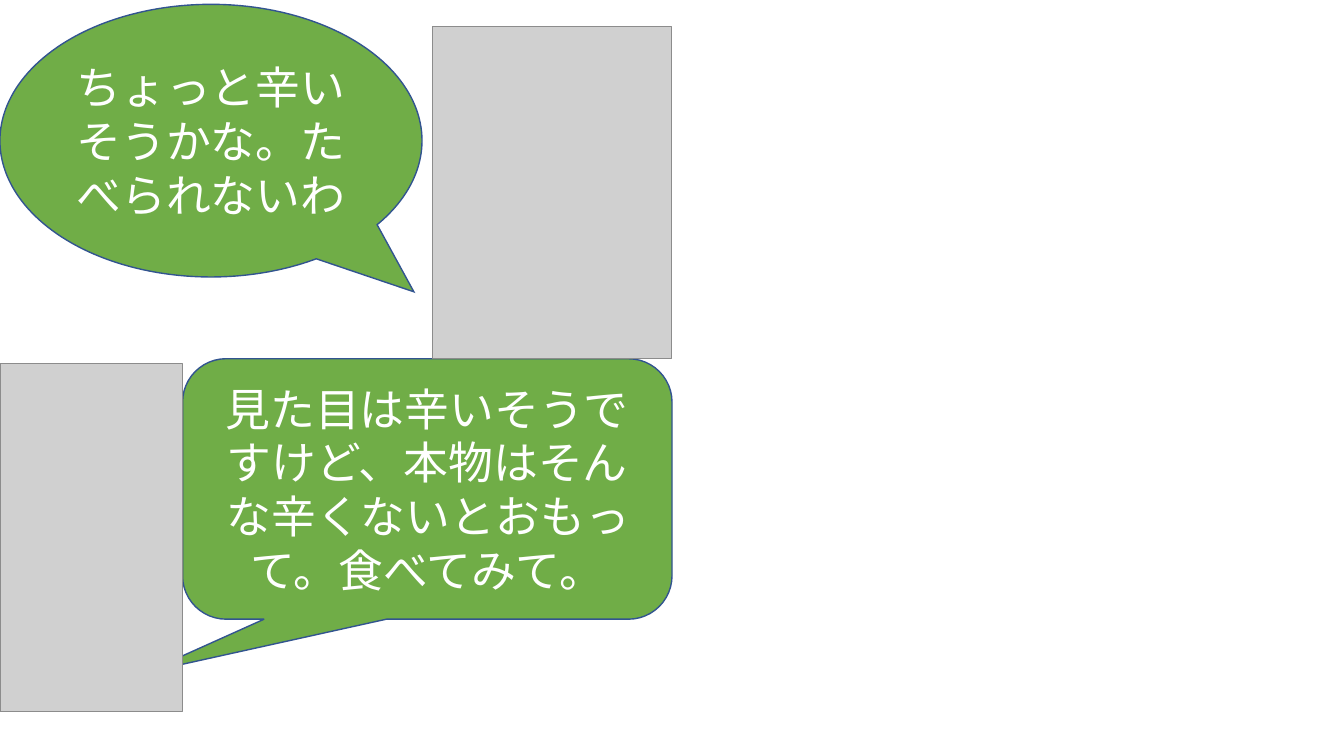
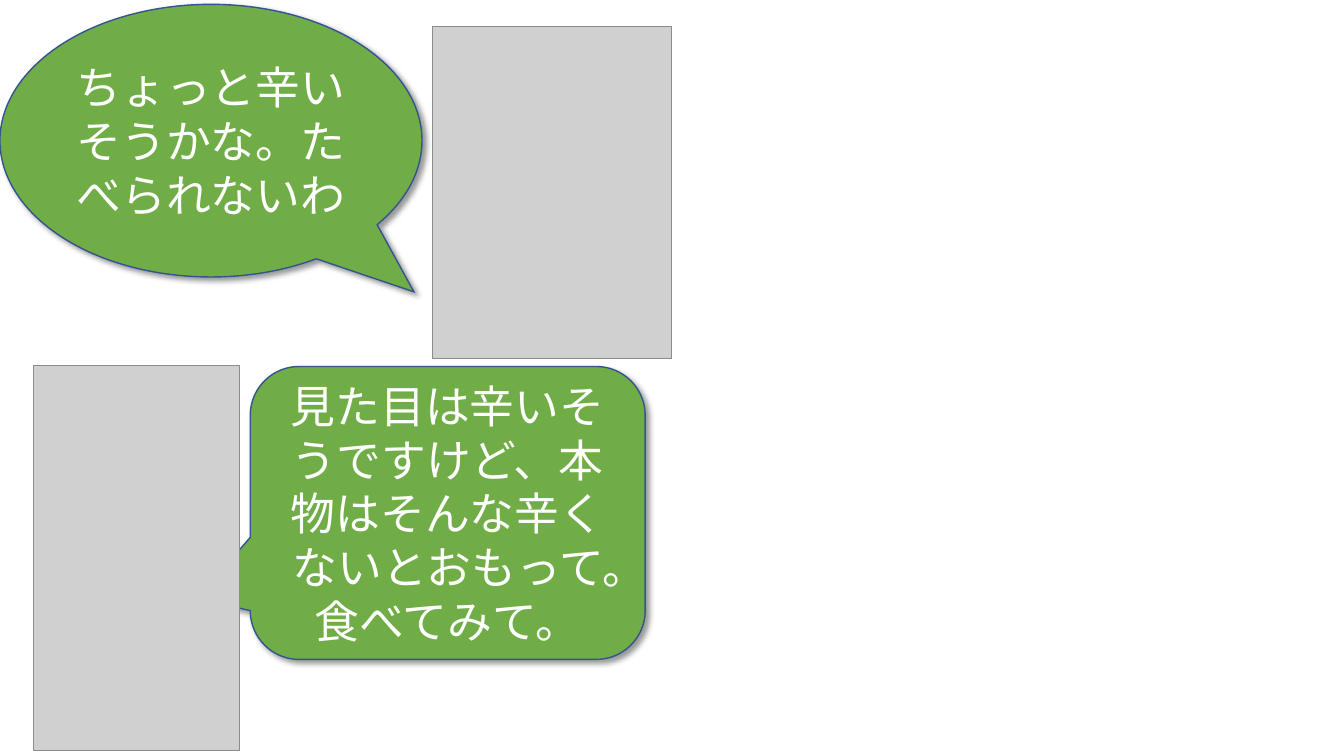
Before and after one commit to phuchung97/phuchung97.github.io, a slide deck: slide 23 of design/story.pptx. Drawn at 1344x756 pixels with LibreOffice and Linux fonts; fonts in the diff are those of the drawing; grey boxes stand for pictures; background and template pictures are left out. Boxes give left, top, right and bottom in pixels: in the first picture for what was removed or moved away, otherwise in the second. Text is boxed around its words. In the diff, an @@ line names an element or a change of style, - is before the commit and + after.

```diff
--- a/design/story.pptx
+++ b/design/story.pptx
@@ speech bubble "ちょっと辛いそうかな。たべられないわ" at (0, 4, 422, 276): shadow on @@
@@ picture: place and size @@
-picture at (0, 364, 182, 712)
+picture at (33, 366, 239, 751)
@@ rounded speech box "見た目は辛いそうですけど、本物はそんな辛くないとおもって。食べてみて。": place and size @@
-rounded speech box "見た目は辛いそうですけど、本物はそんな辛くないとおもって。食べてみて。" at (182, 359, 673, 619)
+rounded speech box "見た目は辛いそうですけど、本物はそんな辛くないとおもって。食べてみて。" at (250, 367, 645, 660)
@@ rounded speech box "見た目は辛いそうですけど、本物はそんな辛くないとおもって。食べてみて。" at (250, 367, 645, 660): shadow on; proportions changed @@
```
Also in this commit, not shown: 18 other slides changed, 49 other files.
